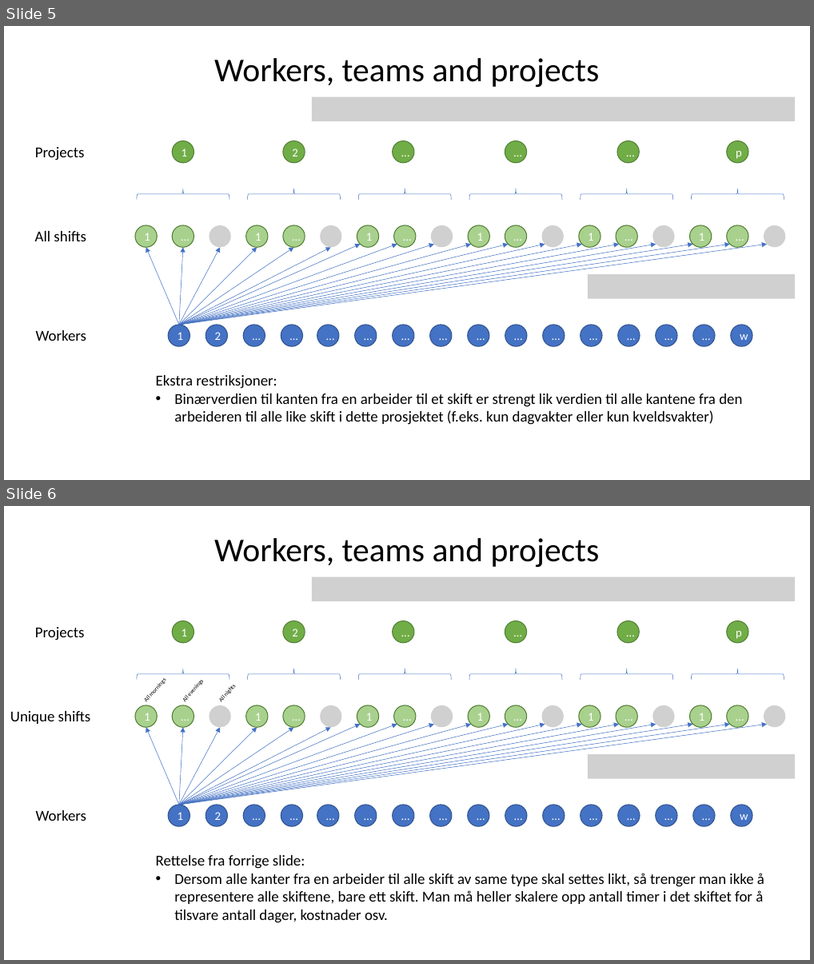
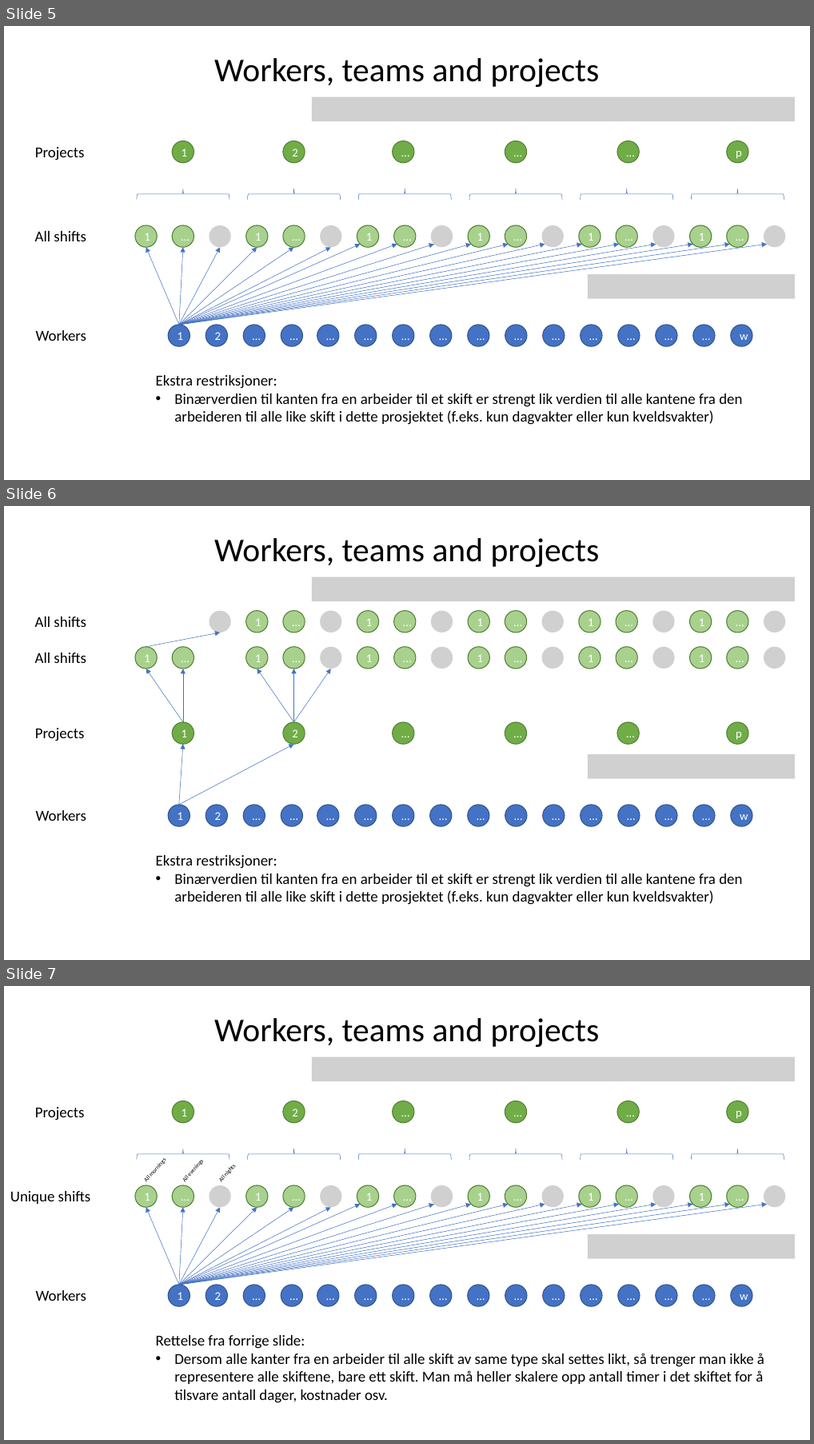
Before and after one commit to viggotw/OptimalScheduler, a slide deck: Network draft.pptx. Shown one above the other, each under a label of ours: slides 5 and 6 before the commit, slides 5, 6 and 7 after it. The pictures are 814x964 and 814x1444 pixels, drawn with LibreOffice and Linux fonts; fonts in the diff are those of the drawing; grey boxes stand for pictures. Boxes give left, top, right and bottom in pixels: in the first picture for what was removed or moved away, otherwise in the second. Text is boxed around its words. In the diff, an @@ line names an element or a change of style, - is before the commit and + after.

```diff
--- a/Network draft.pptx
+++ b/Network draft.pptx
@@ slide 6 added at box(4, 506, 810, 960), background #FFFFFF @@
@@ title added at box(214, 538, 600, 567), 39.6 pt, text #000000 @@
+Workers, teams and projects
@@ picture added at box(312, 576, 795, 601) @@
@@ group added at box(35, 611, 786, 632): 10 ellipses, 6 pictures, 1 text @@
+All shifts
+1
+…
+1
+…
+1
+…
+1
+…
+1
+…
@@ arrow added from (146, 646) to (220, 632), #4472C4 0.5 pt @@
@@ group added at box(35, 646, 786, 668): 12 ellipses, 5 pictures, 1 text @@
+All shifts
+1
+…
+1
+…
+1
+…
+1
+…
+1
+…
+1
+…
@@ arrow added from (183, 722) to (146, 668), #4472C4 0.5 pt @@
@@ arrow added from (183, 722) to (183, 668), #4472C4 0.5 pt @@
@@ arrow added from (294, 722) to (257, 668), #4472C4 0.5 pt @@
@@ arrow added from (294, 722) to (294, 668), #4472C4 0.5 pt @@
@@ arrow added from (294, 722) to (331, 668), #4472C4 0.5 pt @@
@@ group added at box(35, 722, 749, 744): 6 ellipses, 1 text @@
+1
+2
+…
+…
+…
+p
+Projects
@@ arrow added from (179, 804) to (183, 744), #4472C4 0.5 pt @@
@@ arrow added from (179, 804) to (294, 744), #4472C4 0.5 pt @@
@@ picture added at box(588, 754, 796, 778) @@
@@ group added at box(36, 804, 753, 826): 16 ellipses, 1 text @@
+1
+2
+…
+…
+…
+…
+…
+…
+…
+…
+…
+…
+…
+…
+…
+w
+Workers
@@ text added at box(156, 855, 742, 904), 18 pt, text #000000 @@
+Ekstra restriksjoner:
+• Binærverdien til kanten fra en arbeider til et skift er strengt lik verdien til alle kantene fra den arbeideren til alle like skift i dette prosjektet (f.eks. kun dagvakter eller kun kveldsvakter)
@@ what was slide 6 is now slide 7 @@
```
Also in this commit, not shown: 1 other slide added, 8 other files.
